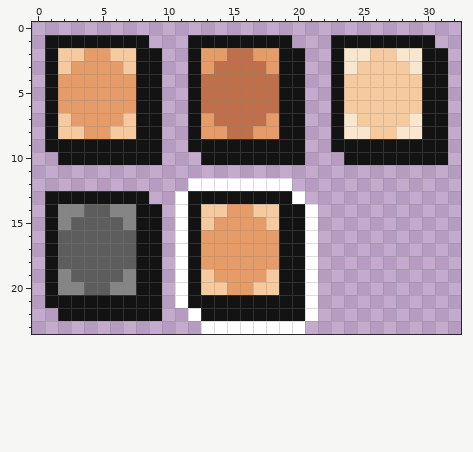
Pixel-art file -- resources/sprites/GUI/icons/other_icons/full_deck_button.aseprite. The picture above is the old version.
33x24 pixels, 1 frame.
Now the later version:
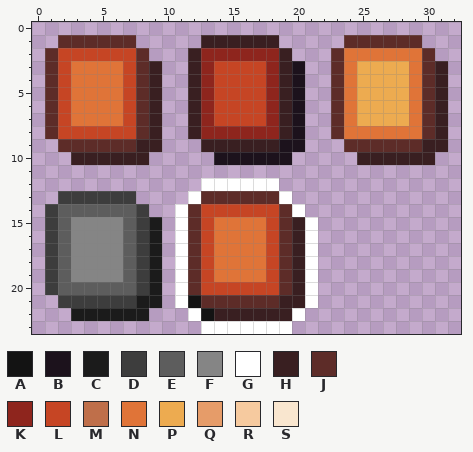
Palette (. is transparent): A #131313  B #1c121c  C #1b1b1b  D #3d3d3d  E #5d5d5d  F #858585  G #ffffff  H #391f21  J #5d2c28  K #8e251d  L #c64524  M #bf6f4a  N #e07438  P #edab50  Q #e69c69  R #f6ca9f  S #f9e6cf
The edit:
Changed rows in their new state; - is an unchanged pixel.
first column x 1:
 1 .JJJJJJ.---.HHHHHH.---.JJJJJJ.-
 2 JLLLLLLJ.--HKKKKKKH.--JNNNNNNJ.
 3 JLNNNNLJH--HKLLLLKHB--JNPPPPNJH
 4 JLNNNNLJH--HKLLLLKHB--JNPPPPNJH
 5 JLNNNNLJH--HKLLLLKHB--JNPPPPNJH
 6 JLNNNNLJH--HKLLLLKHB--JNPPPPNJH
 7 JLNNNNLJH--HKLLLLKHB--JNPPPPNJH
 8 JLLLLLLJH--HKKKKKKHB--JNNNNNNJH
 9 .JJJJJJHH--.HHHHHHBB--.JJJJJJHH
10 -.HHHHHH.---.BBBBBB.---.HHHHHH.
12 -----------.------.------------
13 .DDDDDD.--.GJJJJJJG.-----------
14 DEE--EED.--JLLLLLLJG.----------
15 DEFFFFEDC--JLNNNNLJH-----------
16 D-FFFF-DC--JLNNNNLJH-----------
17 D-FFFF-DC--JLNNNNLJH-----------
18 D-FFFF-DC--JLNNNNLJH-----------
19 DEFFFFEDC--JLNNNNLJH-----------
20 DEE--EEDC--JLLLLLLJH-----------
21 .DDDDDDCC---JJJJJJHH-----------
22 -.CCCCCC.----HHHHHHG.----------
23 -------------------.-----------
Boxes around the changes in both pictures, in picture pixels (x1, y1, x2, y2):
changed: (45, 35, 448, 334)
